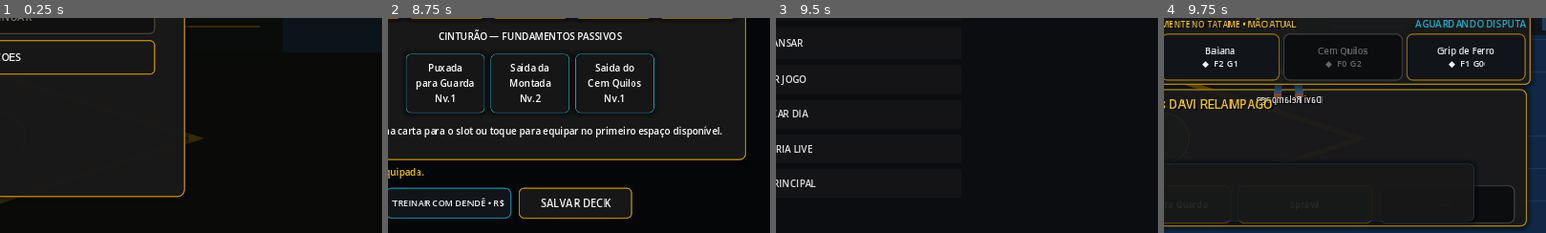
Above: before the commit, frames 1-4 (left to right).
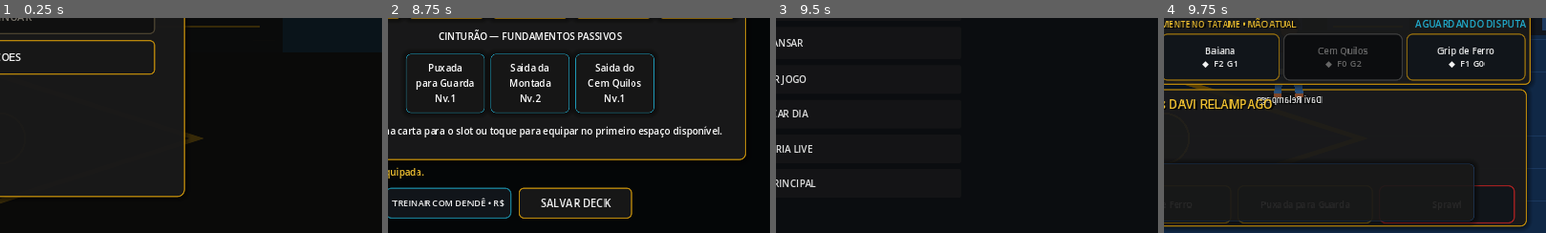
Above: after the commit, the same moments.

Repository: ringuemkt-rgb/cria-do-tatame
Game: Godot game, scene res://scenes/main_menu/MainMenu.tscn
Same seed, same stepped clock (60 frames per second), same inputs: the game is played once before the commit and once after it.
Inputs:
- Up to frame 1 (0.25 s): no input
- Up to frame 2 (8.75 s): click "NOVO JOGO" at 0.5 s; click "TREINAR" at 1.25 s; click "MONTAR GI DE COMBATE" at 2 s; click "Baiana Nv.1 ◆" at 2.75 s; click "Cem Quilos Nv.1 ◆" at 3.5 s; click "Grip de Ferro Nv.1 ◆" at 4.25 s; click "Puxada para Guarda Nv.1 ◆" at 5 s; click "Raspagem Tesoura Nv.1 ◆" at 5.75 s; click "Saida da Montada Nv.2 ◆◆" at 6.5 s; click "Saida do Cem Quilos Nv.1 ◆" at 7.25 s; click "Sprawl Nv.2 ◆◆" at 8 s
- Up to frame 3 (9.5 s): click "VOLTAR AO TERREIRO" at 8.75 s
- Up to frame 4 (9.75 s): click "LUTAR CONTRA DAVI RELAMPAGO" at 9.5 s
The pictures show only the part of the screen within x 50-100%, y 50-100%; the shares and areas given below are measured in that part.

Frames 1-3 are identical in both runs. In frame 4, 0.3% of the frame differs, in the area x 56-92%, y 77-96%.

Commit message:
feat(data): merge slice-ouro overlay into DataRegistry.get_technique

Diff:
--- a/src/autoloads/DataRegistry.gd
+++ b/src/autoloads/DataRegistry.gd
@@ -47,6 +47,9 @@
 	"characters": "res://data/characters.json",
 	"arenas": "res://data/arenas.json",
 	"techniques": "res://data/techniques.json",
+	"technique_slice_ouro": "res://data/techniques/technique_slice_ouro_v1.json",
+	"state_mapper": "res://data/combat/state_mapper_v1.json",
+	"davi_policy_slice": "res://data/ai/davi_policy_slice_v1.json",
 	"missions": "res://data/missions.json",
 	"factions": "res://data/factions.json",
 	"dialogues": "res://data/dialogues.json",
@@ -94,6 +97,7 @@
 	characters = _load_keyed("characters")
 	arenas = _load_keyed("arenas")
 	techniques = _load_keyed("techniques")
+	_apply_slice_ouro_overlay()
 	missions = _load_keyed("missions")
 	factions = _load_keyed("factions")
 	dialogues = _load_keyed("dialogues")
@@ -227,7 +231,34 @@
 	return arenas.get(str(id), {})
 
 func get_technique(id):
-	return techniques.get(str(id), {})
+	var tid := str(id)
+	var hit = techniques.get(tid, {})
+	if hit.is_empty() and tid == "knee_cut":
+		hit = techniques.get("corte_joelho", {})
+	elif hit.is_empty() and tid == "clinch_entry":
+		hit = techniques.get("grip_de_ferro", {})
+	elif hit.is_empty() and tid == "kimura":
+		hit = techniques.get("chave_braco", {})
+	return hit
+
+func _apply_slice_ouro_overlay() -> void:
+	var parsed = _load_json(DATA_FILES.get("technique_slice_ouro", ""))
+	if typeof(parsed) != TYPE_DICTIONARY:
+		return
+	for raw in parsed.get("techniques", []):
+		if typeof(raw) != TYPE_DICTIONARY or not raw.has("id"):
+			continue
+		var tid := str(raw.get("id"))
+		var base: Dictionary = techniques.get(tid, {})
+		var merged: Dictionary = base.duplicate(true) if typeof(base) == TYPE_DICTIONARY else {}
+		for key in raw.keys():
+			merged[key] = raw[key]
+		if not merged.has("id"):
+			merged["id"] = tid
+		techniques[tid] = merged
+		var alias := str(raw.get("slice_alias", ""))
+		if alias != "":
+			techniques[alias] = merged
 
 func get_lore_character(id):
 	return character_bible.get("characters", {}).get(str(id), {})
